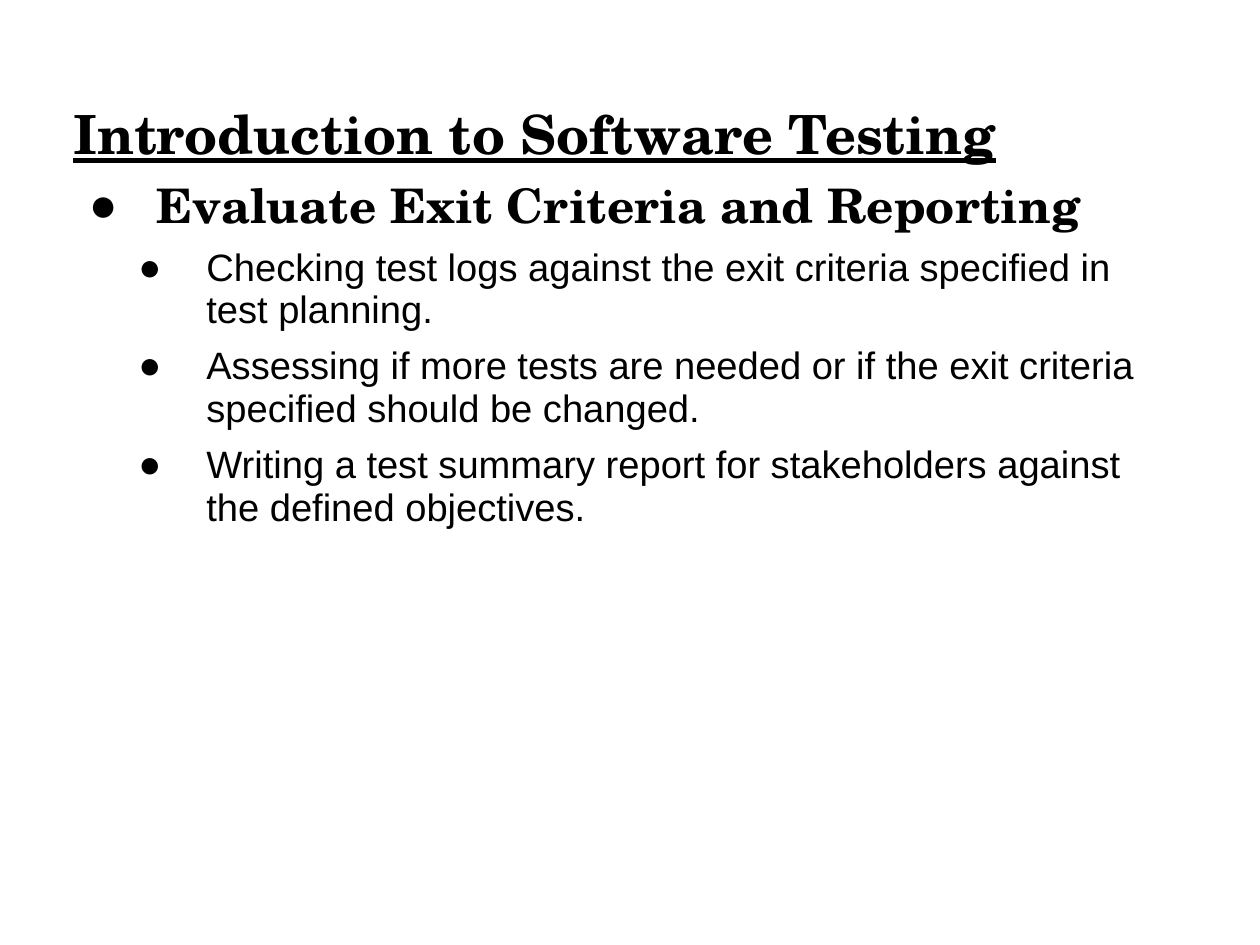
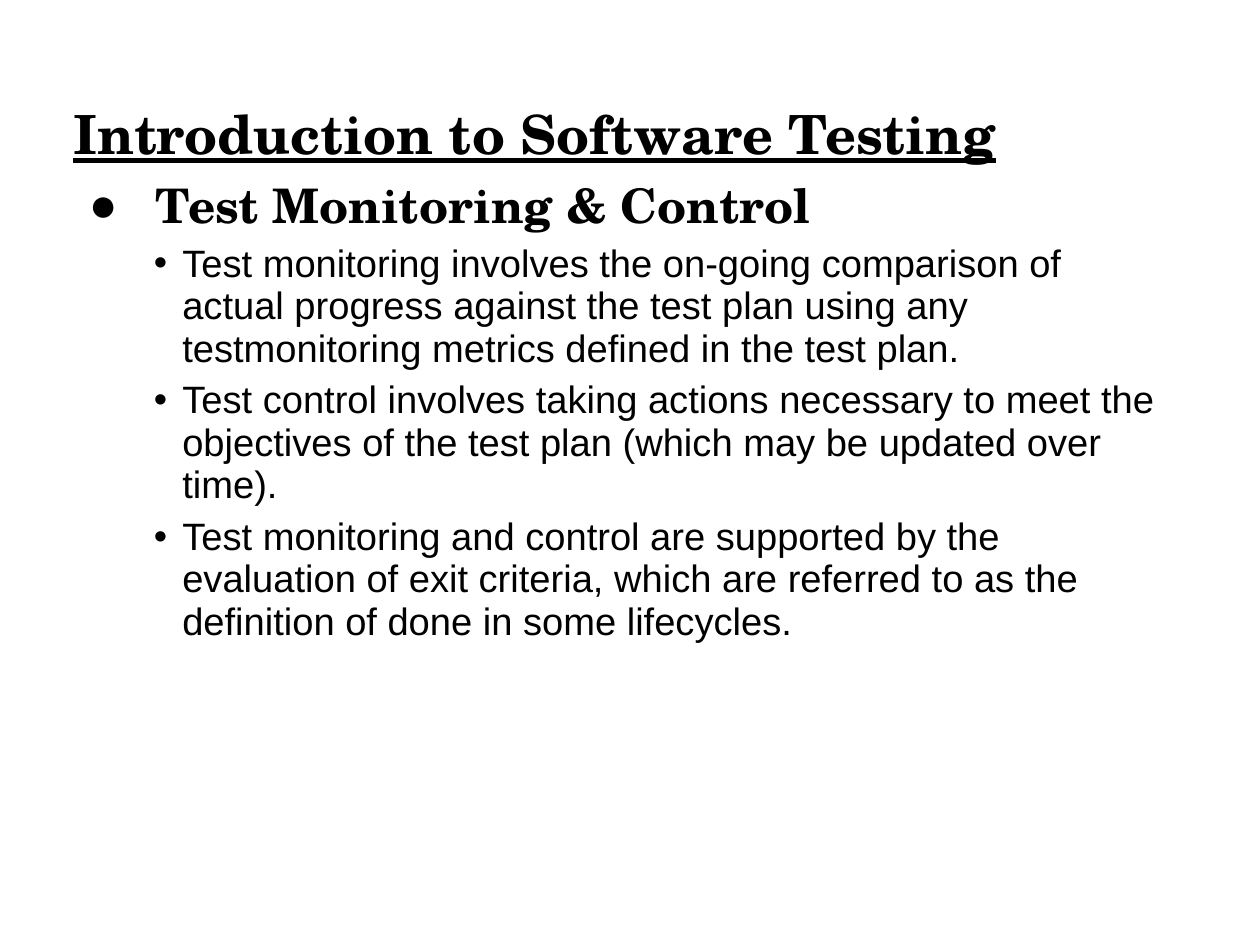
Before and after one commit to vprem99/Framework, a slide deck: slide 32 of Module1.ppt (slide 27 before the commit). Drawn at 1260x945 pixels with LibreOffice and Linux fonts; fonts in the diff are those of the drawing. Boxes give left, top, right and bottom in pixels: in the first picture for what was removed or moved away, otherwise in the second. Text is boxed around its words. In the diff, an @@ line names an element or a change of style, - is before the commit and + after.

```diff
--- a/Module1.ppt
+++ b/Module1.ppt
@@ text at (156,188,1154,643): text changed @@
-  ● Evaluate Exit Criteria and Reporting
-    ● Checking test logs against the exit criteria specified in test planning.
-    ● Assessing if more tests are needed or if the exit criteria specified should be changed.
-    ● Writing a test summary report for stakeholders against the defined objectives.
+  ● Test Monitoring & Control
+    • Test monitoring involves the on-going comparison of actual progress against the test plan using any testmonitoring metrics defined in the test plan.
+    • Test control involves taking actions necessary to meet the objectives of the test plan (which may be updated over time).
+    • Test monitoring and control are supported by the evaluation of exit criteria, which are referred to as the definition of done in some lifecycles.
```
Also in this commit, not shown: 31 other slides changed, 14 slides added.
